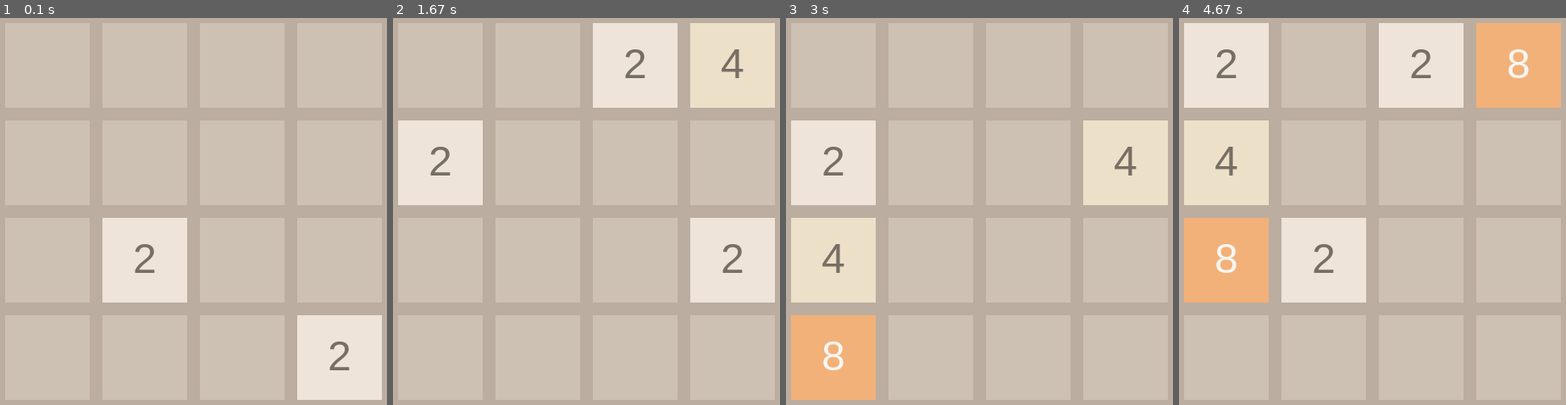
Above: before the commit, frames 1-4 (left to right).
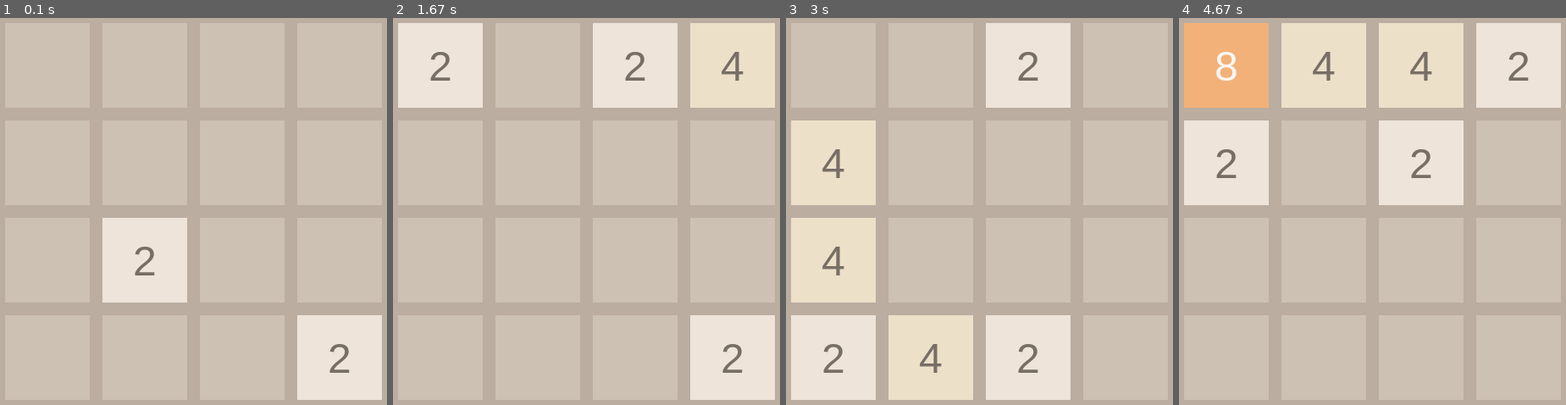
Above: after the commit, the same moments.

Repository: rapacheco/2048-Clone-w-pygame-
Game: pygame game, started from 2048_pygame.py
Same seed, same stepped clock (60 frames per second), same inputs: the game is played once before the commit and once after it. The source is Python 2; it was converted automatically to run under Python 3.
Inputs:
- Up to frame 1 (0.1 s): no input
- Up to frame 2 (1.67 s): tap Enter at 0.33 s; hold Right 0.67-1.13 s; hold Up 1.17-1.47 s; hold Right from 1.5 s (still down)
- Up to frame 3 (3 s): release Right at 1.97 s; hold Left 2-2.53 s; hold Down 2.57-2.87 s; hold Left from 2.9 s (still down)
- Up to frame 4 (4.67 s): release Left at 3.3 s; hold Up 3.33-3.7 s; hold Up 3.73-4.37 s; hold Up from 4.4 s (still down)

The runs differ from the first frame. In frame 1, 0.4% of the frame differs, in the area x 34-91%, y 58-92%; in frame 2, 19%; in frame 3, 24%; in frame 4, 29%, in the area x 1-99%, y 1-74%.

Commit message:
Add files via upload

Diff:
--- a/2048_pygame.py
+++ b/2048_pygame.py
@@ -2,7 +2,7 @@
 Author: Rafael Pacheco Ribeiro
 Clone of 2048 game.
 Part of this code was written by me as an assignment in the Coursera class Principles of Computing (Part 1)
-This implementation takes the code written in that class to run with pygame
+This implementation takes the code written in that class, which runs with simplegui, to run with pygame
 """
 
 import pygame
@@ -24,17 +24,14 @@
 HALF_TILE_SIZE = TILE_SIZE / 50
 BORDER = 15
 WHITE = (255,255,255)
-# COLOR1 = (255, 244, 170)
-# COLOR2 = (212, 199, 106)
-# COLOR3 = (128, 114, 21)
-# COLOR4 = (85, 74, 0)
+BLACK = (0, 0, 0)
 FONT = (119, 110, 101)
 FONT2 = (249, 246, 242)
 BACK = (187, 173, 160)
+BACKFIN = (237, 223, 210)
 COLOR_DICT = {0 : (205, 193, 180), 2 : (238, 228, 218), 4 : (237, 224, 200), 8 : (242, 177, 121), 16 : (245, 149, 99), \
                    32 : (246, 124, 95), 64 : (246, 94, 59), 128 : (237, 207, 114), 256 : (237, 204, 97), 512 : (237, 200, 80), \
                    1024 : (236, 196, 64), 2048 : (236, 77, 88)}
-
 
 # Offsets for computing tile indices in each direction.
 OFFSETS = {UP: (1, 0),
@@ -95,6 +92,23 @@
                 board[row][col] = tiles[row][game.get_grid_width() - 1 - col]
     return board, same
 
+def check_lose(game):
+    """
+    Checks if there are legal possibles movements left.
+    If there are not, the player has lost the game.
+    """
+    test = game.clone()
+    lose = True
+    for direction in OFFSETS.keys():
+        test.move(direction)
+        if game.get_grid() != test.get_grid():
+            lose = False
+    return lose
+
+def test(game):
+    for direction in OFFSETS.keys():
+        game.move(direction)
+
 class TwentyFortyEight:
     """
     Class to run the game logic.
@@ -199,73 +213,127 @@
         """
         return self._grid[row][col]
 
-class Graphics(pygame.sprite.Sprite):
-    """
-    Class to run the GUI for the game
+    def clone(self):
+        """
+        Returns a object clone of the current game
+        """
+        height = self.get_grid_height()
+        width = self.get_grid_width()
+        clone = TwentyFortyEight(height, width)
+        for col in range(height):
+            for row in range(width):
+                value = self.get_tile(row, col)
+                clone.set_tile(row, col, value)
+        return clone
+
+class Graphics:
+    """
+    Object for running the GUI for the game
     """
 
     def __init__(self, game):
-        pygame.sprite.Sprite.__init__(self)
         self._rows = game.get_grid_height()
         self._cols = game.get_grid_width()
-        # self._grid = game.get_grid()
-        self._screen = pygame.display.set_mode((BORDER + self._cols * (BORDER + TILE_SIZE), BORDER + self._rows * (BORDER + TILE_SIZE)))
+        self._dimensions = (BORDER + self._cols * (BORDER + TILE_SIZE), BORDER + self._rows * (BORDER + TILE_SIZE))
+        self._screen = pygame.display.set_mode(self._dimensions)
         self._screen.fill(BACK)
+        pygame.display.set_caption("2048 - Pygame")
+        pygame.display.flip()
+
         self._font = pygame.font.SysFont("Arial", 50)
+        self._font_small = pygame.font.SysFont("Arial", 40)
+        self._font_winlose = pygame.font.SysFont("Arial", 80)
+
         self._clock = pygame.time.Clock()
         self._game = game
-        pygame.display.set_caption("2048 - Pygame")
 
     def draw(self):
         """
         Draws the game into the canvas
         """
+        global win, lose
+        # Checks if there are legal movements left
+        if check_lose(game):
+            lose = True
+
         for row in range(self._rows):
             for col in range(self._cols):
                 num = self._game.get_tile(row, col)
+                if num == 2048:
+                    win = True
+
                 color = COLOR_DICT[num]
                 tile = pygame.Surface((TILE_SIZE, TILE_SIZE))
                 tile.fill(color)
-
                 top = BORDER + row * (TILE_SIZE + BORDER)
                 left = BORDER + col * (TILE_SIZE + BORDER)
                 self._screen.blit(tile, (top, left))
+                tile.convert()
 
                 if num != 0:
+                    offset = 0
                     if num in [2, 4]:
                         label = self._font.render(str(num), True, FONT)
+                    elif num in [1024, 2048]:
+                        label = self._font_small.render(str(num), True, FONT2)
+                        offset = BORDER * 2 / 3
                     else:
                         label = self._font.render(str(num), True, FONT2)
                     label_size = self._font.size(str(num))
-                    offset = BORDER / 2 - 2
-                    self._screen.blit(label, (top + (TILE_SIZE - label_size[0]) / 2, left - offset + (TILE_SIZE - label_size[1]) / 2 + offset / 2))
-
-                # label.set_colorkey(color)
-                # tile = pygame.Rect([BORDER_SIZE + row * TILE_SIZE, BORDER_SIZE     + col * TILE_SIZE], [TILE_SIZE, TILE_SIZE])
-                # num = self._game.get_tile(row, col)
-                # label = self._font.render(str(num), 1, BLACK)
-                # given_color = WHITE
-                # pygame.draw.rect(self._screen, given_color, tile)
-                # label.blit(tile, (HALF_TILE_SIZE, HALF_TILE_SIZE))
+                    self._screen.blit(label, (top + (TILE_SIZE - label_size[0]) / 2+ offset, left + (TILE_SIZE - label_size[1]) / 2))
+                    label.convert()
+
+        if win or lose:
+            # tells the user if he/she won or lost
+            if win:
+                mes = "YOU WIN!"
+            elif lose:
+                mes = "YOU LOSE!"
+            message = self._font_winlose.render(mes, True, BLACK)
+            message_size = self._font_winlose.size(mes)
+            mark = ((self._dimensions[0] - message_size[0]) / 2, (self._dimensions[1] - message_size[1]) / 2)
+            self._screen.blit(message, mark)
+
+            # prompts user for a new game
+            prompt = self._font_small.render("New Game? (Y/N)", True, BLACK)
+            prompt_size = self._font_small.size("New Game? (Y/N)")
+            self._screen.blit(prompt, (mark[0] + (message_size[0] - prompt_size[0]) / 2, mark[1] + message_size[1] + BORDER))
+
+    # def erase(self):
+        # self._screen.fill(BACK)
+        # black = pygame.Surface(self._screen.get_size())
+        # black = black.convert()
+        # black.fill(BLACK)
+        # self._screen.blit(black, (0, 0))
+
+    def animate(self):
+        """
+        Provides the animation of the sliding tiles
+        """
+        pass
 
     def tick(self):
         self._clock.tick(60)
 
-
-# initializes pygame and create a frame
+# initializes pygame
 pygame.init()
 
 game = TwentyFortyEight(4, 4)
 run = Graphics(game)
-
-#pygame.time.set_timer(USEREVENT+1, 500)
+pygame.time.set_timer(USEREVENT+1, 50)
 
 # main loop with the game's logic
 done = False
-#right = True
-#init = False
+win = False
+lose = False
+animate = False
 while not done:
     run.tick()
+
+    # Comment out to play the game!!!!
+    # test(game)
+    #game.set_tile(0, 0, 2048)
+    #game.set_tile(1, 1, 1024)
 
     for event in pygame.event.get():
         if event.type == pygame.QUIT:
@@ -280,28 +348,18 @@
                 game.move(UP)
             elif event.key == pygame.K_RIGHT:
                 game.move(DOWN)
-
-        # elif event.type == pygame.KEYUP:
-            # if event.key == pygame.K_d:
-                # continue
-            # elif event.key == pygame.K_a:
-                # continue
-
-        # elif event.type == USEREVENT+1:
-            # if init and right:
-                # zombie.image = pygame.transform.flip(idle[0], True, False)
-                # init = False
-            # elif init and not right:
-                # zombie.image = idle[0]
-                # init = False
-            # elif not init and right:
-                # zombie.image = pygame.transform.flip(idle[1], True, False)
-                # init = True
-            # elif not init and not right:
-                # zombie.image = idle[1]
-                # init = True
+            elif (win or lose) and event.key == pygame.K_y: # Restarting the game does not restart the drawing
+                win, lose = False, False
+                game.reset()
+                run = Graphics(game)
+            elif (win or lose) and event.key == pygame.K_n:
+                done = True
+
+        elif event.type == USEREVENT+1 and animate:
+            run.animate()
 
     run.draw()
+    # run.erase()
 
     pygame.display.flip()
 
